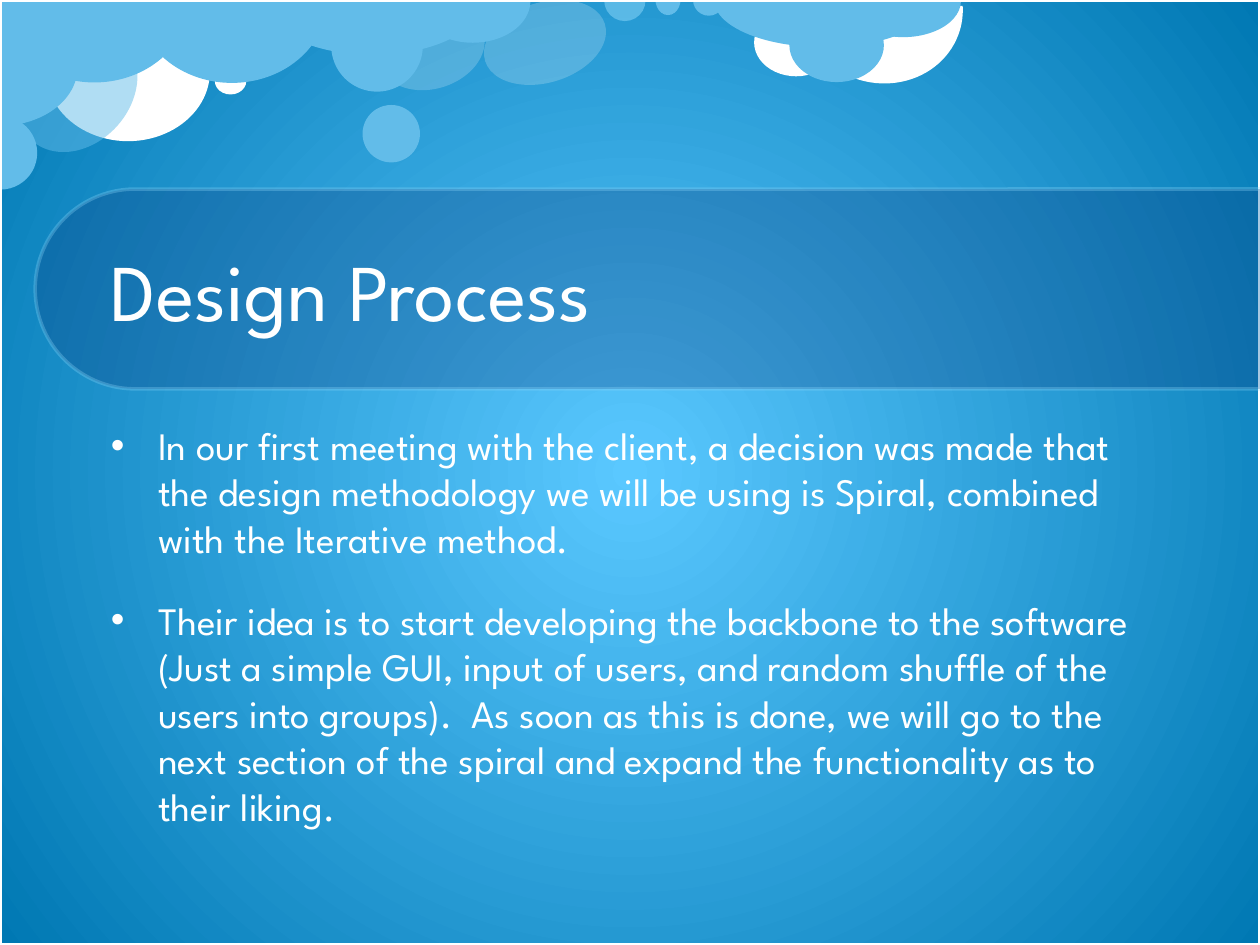
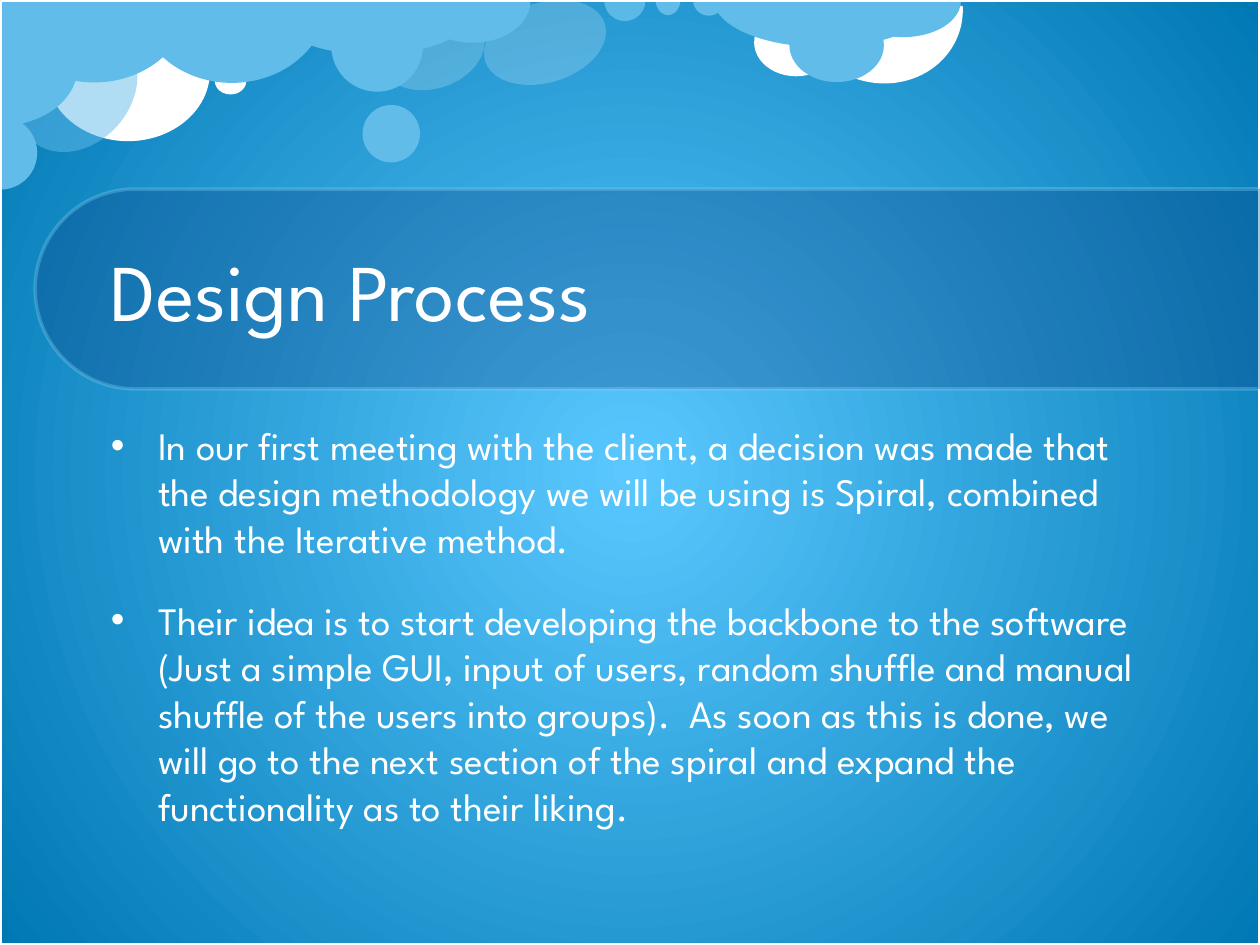
Before and after one commit to DianMarx/STORM, a slide deck: slide 3 of Documentation/Presentations/STORM Demo1.pptx. Drawn at 1260x945 pixels with LibreOffice and Linux fonts; fonts in the diff are those of the drawing; background and template pictures are left out. Boxes give left, top, right and bottom in pixels: in the first picture for what was removed or moved away, otherwise in the second. Text is boxed around its words. In the diff, an @@ line names an element or a change of style, - is before the commit and + after.

```diff
--- a/Documentation/Presentations/STORM Demo1.pptx
+++ b/Documentation/Presentations/STORM Demo1.pptx
@@ text at [158, 608, 1133, 830]: text changed @@
-• Their idea is to start developing the backbone to the software (Just a simple GUI, input of users, and random shuffle of the users into groups). As soon as this is done, we will go to the next section of the spiral and expand the functionality as to their liking.
+• Their idea is to start developing the backbone to the software (Just a simple GUI, input of users, random shuffle and manual shuffle of the users into groups). As soon as this is done, we will go to the next section of the spiral and expand the functionality as to their liking.
```
Also in this commit, not shown: 3 other slides changed.
